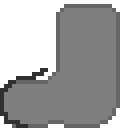
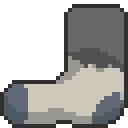
Comparing the layer stacks of the two w=128, h=128 images. Changes:
removed layer "Capa 11" from group "Grupo 1 copia 2" over [0, 68, 48, 128]
added layer "Capa 12 copia 2" in group "Grupo 1 copia 2" over [4, 56, 124, 124]
added layer "Capa 14" (40%) in group "Grupo 1 copia 2" over [68, 48, 128, 72]
added layer "Capa 12 copia 3" in group "Grupo 1 copia 2" over [4, 72, 124, 124]
added layer "Capa 12 copia 4" in group "Grupo 1 copia 2" over [4, 76, 84, 124]
added layer "Capa 12 copia 5" in group "Grupo 1 copia 2" over [4, 84, 40, 124]
"Capa 4": opacity 74% → 100%, painted on it over [0, 4, 128, 128]
